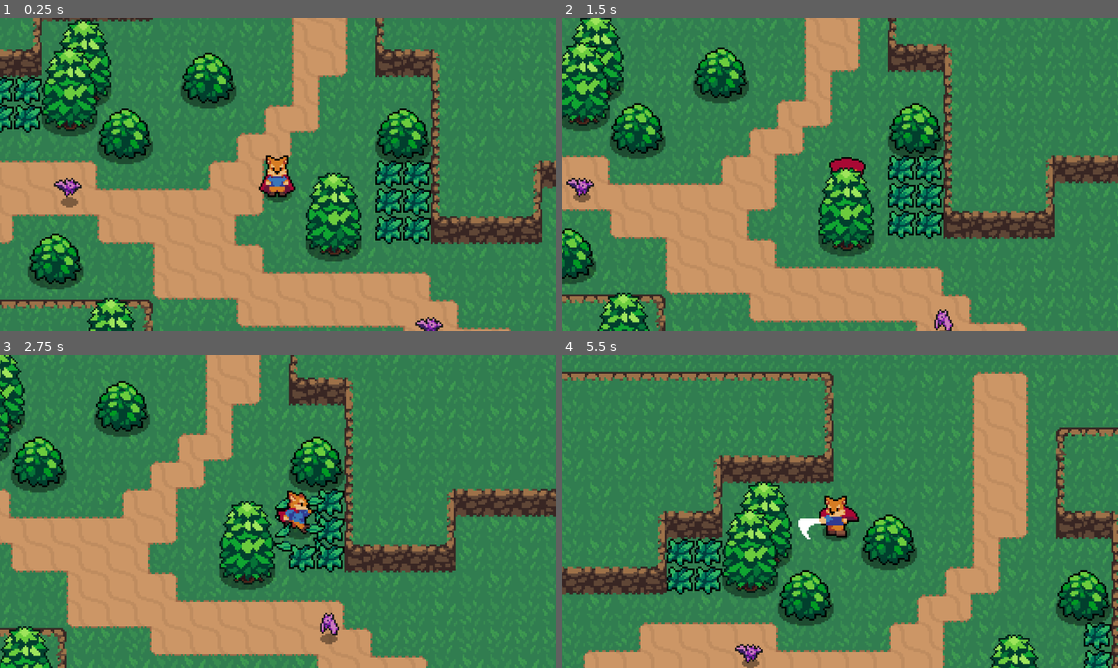
Above: before the commit, frames 1-4 (two rows, left to right).
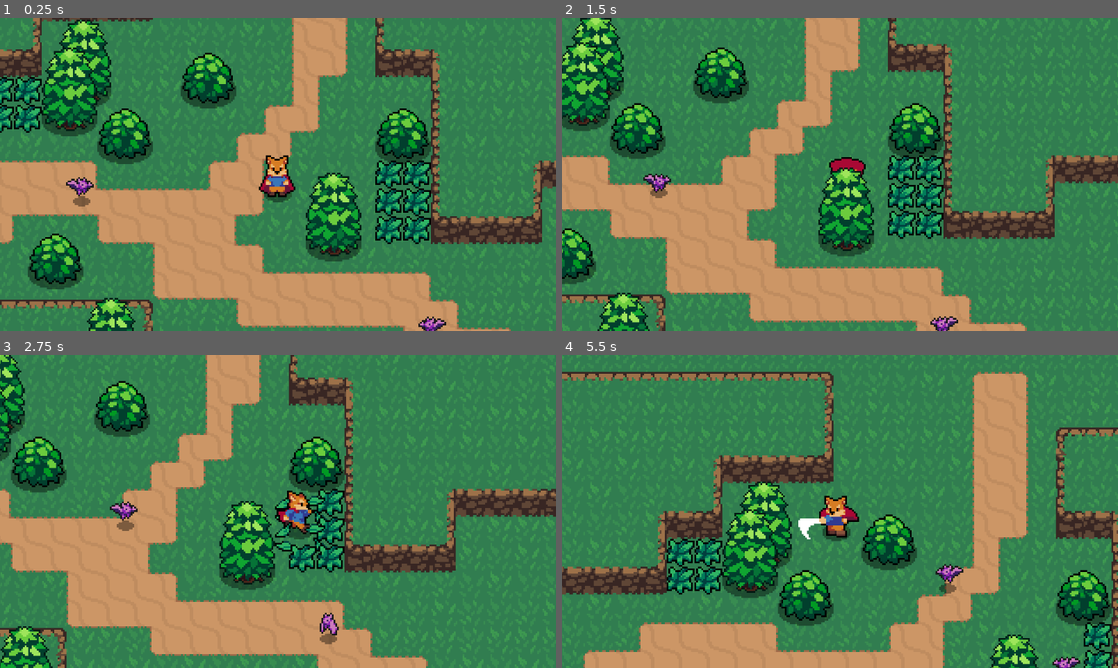
Above: after the commit, the same moments.

Repository: uheartbeast/youtube-action-rpg
Game: Godot game, scene res://world.tscn
Two runs of this game, one before a commit and one after it. Both use one fixed random seed, a clock stepped at 60 frames per second and the inputs below.
Inputs:
- Up to frame 1 (0.25 s): no input
- Up to frame 2 (1.5 s): hold Right (move_right) 0.53-1.28 s; tap J (attack) at 0.6 s; hold S (move_down) from 1.28 s (still down); tap K (roll) at 1.35 s
- Up to frame 3 (2.75 s): release S (move_down) at 2.03 s; hold Right (move_right) from 2.03 s (still down); tap J (attack) at 2.1 s
- Up to frame 4 (5.5 s): release Right (move_right) at 2.78 s; hold Up (move_up) 2.78-3.53 s; tap K (roll) at 2.85, 4.35 s; hold A (move_left) 3.53-5.03 s; tap J (attack) at 3.6, 5.1 s; hold S (move_down) from 5.03 s (still down)

The runs differ from the first frame. In frame 1, 0.5% of the frame differs, in the area x 9-81%, y 50-100%; in frame 2, 0.7%, in the area x 0-72%, y 49-100%; in frame 3, 0.3%; in frame 4, 0.6%.

Commit message:
5i - Bat Range, Roll iFrames, Roll in Place Fix

Diff:
--- a/enemies/bat_enemy.gd
+++ b/enemies/bat_enemy.gd
@@ -3,7 +3,8 @@
 const SPEED = 30
 const FRICTION = 500
 
-@export var range: = 128
+@export var min_range: = 4
+@export var max_range: = 128
 @export var stats: Stats
 
 @onready var sprite_2d: Sprite2D = $Sprite2D
@@ -47,7 +48,7 @@
 	var player: = get_player()
 	if player is Player:
 		var distance_to_player = global_position.distance_to(player.global_position)
-		if distance_to_player < range:
+		if distance_to_player < max_range and distance_to_player > min_range:
 			result = true
 	return result
 
--- a/enemies/bat_enemy.tscn
+++ b/enemies/bat_enemy.tscn
@@ -172,7 +172,6 @@
 collision_mask = 5
 motion_mode = 1
 script = ExtResource("1_5gx0a")
-range = 104
 stats = SubResource("Resource_ww8v4")
 
 [node name="Sprite2D" type="Sprite2D" parent="."]
--- a/player/player.gd
+++ b/player/player.gd
@@ -6,7 +6,7 @@
 @export var stats: Stats
 
 var input_vector: = Vector2.ZERO
-var last_input_vector: = Vector2.ZERO
+var last_input_vector: = Vector2.DOWN
 
 @onready var animation_tree: AnimationTree = $AnimationTree
 @onready var playback = animation_tree.get("parameters/StateMachine/playback") as AnimationNodeStateMachinePlayback
--- a/player/player.tscn
+++ b/player/player.tscn
@@ -52,6 +52,18 @@
 "update": 0,
 "values": [Vector2(0, 1)]
 }
+tracks/3/type = "value"
+tracks/3/imported = false
+tracks/3/enabled = true
+tracks/3/path = NodePath("Hurtbox/CollisionShape2D:disabled")
+tracks/3/interp = 1
+tracks/3/loop_wrap = true
+tracks/3/keys = {
+"times": PackedFloat32Array(0),
+"transitions": PackedFloat32Array(1),
+"update": 1,
+"values": [false]
+}
 
 [sub_resource type="Animation" id="Animation_kb6p2"]
 resource_name = "attack_down"
@@ -233,6 +245,18 @@
 "update": 1,
 "values": [55, 56, 57, 58, 59]
 }
+tracks/1/type = "value"
+tracks/1/imported = false
+tracks/1/enabled = true
+tracks/1/path = NodePath("Hurtbox/CollisionShape2D:disabled")
+tracks/1/interp = 1
+tracks/1/loop_wrap = true
+tracks/1/keys = {
+"times": PackedFloat32Array(0, 0.4),
+"transitions": PackedFloat32Array(1, 1),
+"update": 1,
+"values": [true, false]
+}
 
 [sub_resource type="Animation" id="Animation_tqiix"]
 resource_name = "roll_left"
@@ -250,6 +274,18 @@
 "update": 1,
 "values": [50, 51, 52, 53, 54]
 }
+tracks/1/type = "value"
+tracks/1/imported = false
+tracks/1/enabled = true
+tracks/1/path = NodePath("Hurtbox/CollisionShape2D:disabled")
+tracks/1/interp = 1
+tracks/1/loop_wrap = true
+tracks/1/keys = {
+"times": PackedFloat32Array(0, 0.4),
+"transitions": PackedFloat32Array(1, 1),
+"update": 1,
+"values": [true, false]
+}
 
 [sub_resource type="Animation" id="Animation_wodsf"]
 resource_name = "roll_right"
@@ -267,6 +303,18 @@
 "update": 1,
 "values": [40, 41, 42, 43, 44]
 }
+tracks/1/type = "value"
+tracks/1/imported = false
+tracks/1/enabled = true
+tracks/1/path = NodePath("Hurtbox/CollisionShape2D:disabled")
+tracks/1/interp = 1
+tracks/1/loop_wrap = true
+tracks/1/keys = {
+"times": PackedFloat32Array(0, 0.4),
+"transitions": PackedFloat32Array(1, 1),
+"update": 1,
+"values": [true, false]
+}
 
 [sub_resource type="Animation" id="Animation_32hag"]
 resource_name = "roll_up"
@@ -283,6 +331,18 @@
 "transitions": PackedFloat32Array(1, 1, 1, 1, 1),
 "update": 1,
 "values": [45, 46, 47, 48, 49]
+}
+tracks/1/type = "value"
+tracks/1/imported = false
+tracks/1/enabled = true
+tracks/1/path = NodePath("Hurtbox/CollisionShape2D:disabled")
+tracks/1/interp = 1
+tracks/1/loop_wrap = true
+tracks/1/keys = {
+"times": PackedFloat32Array(0, 0.4),
+"transitions": PackedFloat32Array(1, 1),
+"update": 1,
+"values": [true, false]
 }
 
 [sub_resource type="Animation" id="Animation_8t03j"]
@@ -585,7 +645,6 @@
 [sub_resource type="AnimationNodeTimeScale" id="AnimationNodeTimeScale_g1dw6"]
 
 [sub_resource type="AnimationNodeBlendTree" id="AnimationNodeBlendTree_g1dw6"]
-graph_offset = Vector2(-256.081, 69.4793)
 nodes/StateMachine/node = SubResource("AnimationNodeStateMachine_rkbax")
 nodes/StateMachine/position = Vector2(-66.6667, 150)
 nodes/TimeScale/node = SubResource("AnimationNodeTimeScale_g1dw6")
@@ -596,6 +655,33 @@
 [sub_resource type="RectangleShape2D" id="RectangleShape2D_boad6"]
 size = Vector2(9, 12)
 
+[sub_resource type="Animation" id="Animation_65viv"]
+length = 0.001
+tracks/0/type = "value"
+tracks/0/imported = false
+tracks/0/enabled = true
+tracks/0/path = NodePath("Sprite2D:visible")
+tracks/0/interp = 1
+tracks/0/loop_wrap = true
+tracks/0/keys = {
+"times": PackedFloat32Array(0),
+"transitions": PackedFloat32Array(1),
+"update": 1,
+"values": [true]
+}
+tracks/1/type = "value"
+tracks/1/imported = false
+tracks/1/enabled = true
+tracks/1/path = NodePath("Hurtbox/CollisionShape2D:disabled")
+tracks/1/interp = 1
+tracks/1/loop_wrap = true
+tracks/1/keys = {
+"times": PackedFloat32Array(0),
+"transitions": PackedFloat32Array(1),
+"update": 1,
+"values": [false]
+}
+
 [sub_resource type="Animation" id="Animation_c35mf"]
 resource_name = "blink"
 length = 0.5
@@ -623,33 +709,6 @@
 "transitions": PackedFloat32Array(1, 1),
 "update": 1,
 "values": [true, false]
-}
-
-[sub_resource type="Animation" id="Animation_65viv"]
-length = 0.001
-tracks/0/type = "value"
-tracks/0/imported = false
-tracks/0/enabled = true
-tracks/0/path = NodePath("Sprite2D:visible")
-tracks/0/interp = 1
-tracks/0/loop_wrap = true
-tracks/0/keys = {
-"times": PackedFloat32Array(0),
-"transitions": PackedFloat32Array(1),
-"update": 1,
-"values": [true]
-}
-tracks/1/type = "value"
-tracks/1/imported = false
-tracks/1/enabled = true
-tracks/1/path = NodePath("Hurtbox/CollisionShape2D:disabled")
-tracks/1/interp = 1
-tracks/1/loop_wrap = true
-tracks/1/keys = {
-"times": PackedFloat32Array(0),
-"transitions": PackedFloat32Array(1),
-"update": 1,
-"values": [false]
 }
 
 [sub_resource type="AnimationLibrary" id="AnimationLibrary_x7c3f"]
--- a/world.tscn
+++ b/world.tscn
@@ -106,8 +106,6 @@
 
 [node name="BatEnemy" parent="." instance=ExtResource("8_gbfbk")]
 position = Vector2(80, 104)
-collision_mask = 5
 
 [node name="BatEnemy2" parent="." instance=ExtResource("8_gbfbk")]
 position = Vector2(288, 184)
-collision_mask = 5
